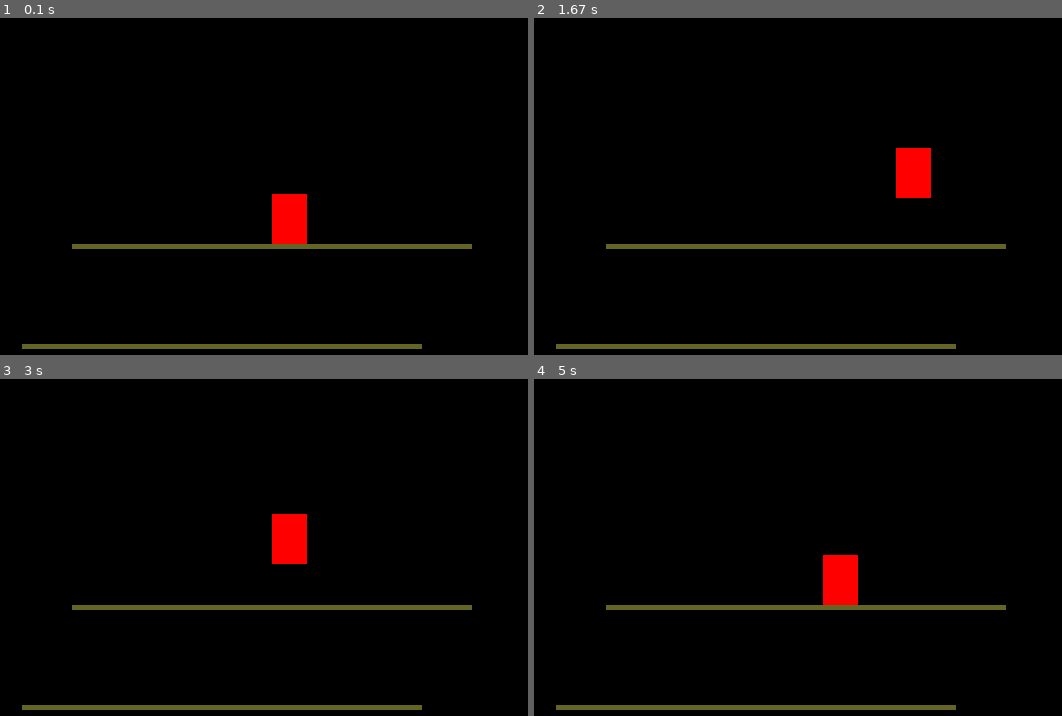
Above: before the commit, frames 1-4 (two rows, left to right).
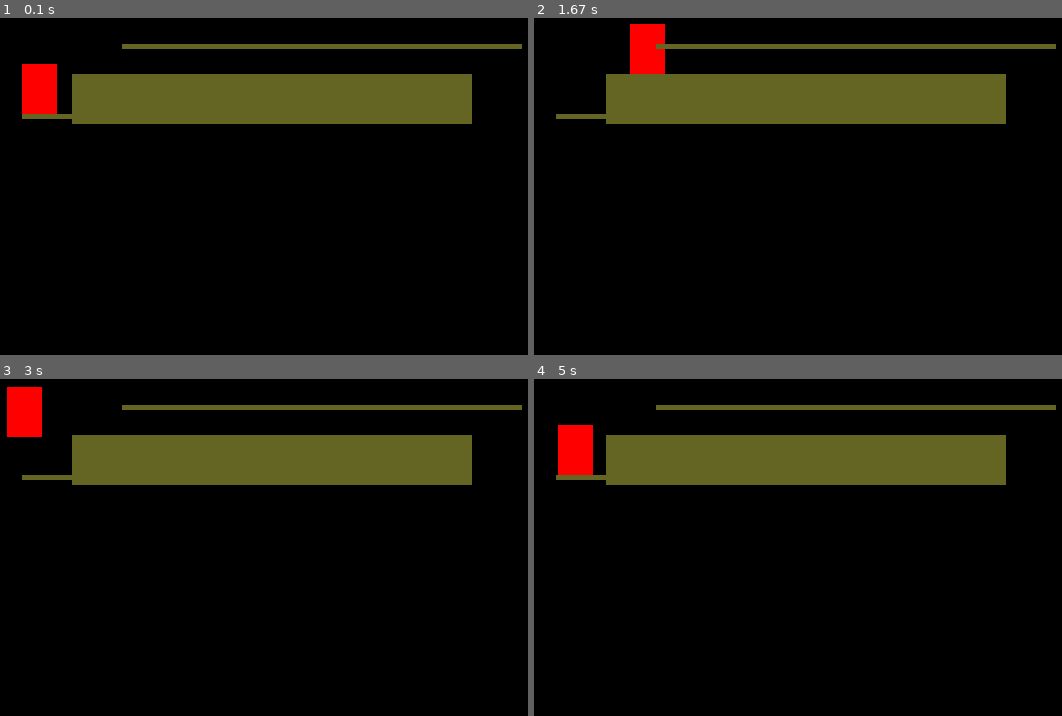
Above: after the commit, the same moments.

Repository: ovad4221/pygame_project
Game: pygame game, started from uroven_tren.py
Same seed, same stepped clock (60 frames per second), same inputs: the game is played once before the commit and once after it.
Inputs:
- Up to frame 1 (0.1 s): no input
- Up to frame 2 (1.67 s): hold D 0.33-0.8 s; hold W 0.83-1.13 s; hold D 1.17-1.63 s
- Up to frame 3 (3 s): hold A 1.67-2.2 s; hold A 2.57-2.97 s
- Up to frame 4 (5 s): hold W 3-3.37 s; hold D 3.4-4.03 s; hold A 4.47-4.93 s; hold D from 4.97 s (still down)

The runs differ from the first frame. In frame 1, 17% of the frame differs, in the area x 4-99%, y 7-99%; in frame 2, 17%; in frame 3, 17%; in frame 4, 17%.

Commit message:
наброски физики бревен

Diff:
--- a/oop_maybe.py
+++ b/oop_maybe.py
@@ -14,12 +14,13 @@
         self.on_log = True
         self.left_run = False
         self.right_ran = False
+        self.left_log = False
+        self.right_log = False
 
-    # left_right = speed x
     def run(self, time):
-        if self.left_run and not self.right_ran:
+        if self.left_run and not self.right_ran and not self.left_log:
             speed = self.lv
-        elif not self.left_run and self.right_ran:
+        elif not self.left_run and self.right_ran and not self.right_log:
             speed = self.rv
         else:
             speed = 0
@@ -54,22 +55,19 @@
             return True
         return False
 
+    # проверка на столкновение с доской. Возвращает 'r', 'l', 'u'.
+    def log_knock(self, pers):
+        if (0 <= self.x_l - pers.x - pers.width < 2) and True:
+            return 'r'
+        return -1
+
     def draw(self, screen):
         pygame.draw.rect(screen, self.color, (self.x_l, self.y_u, self.width, self.height))
 
 
-class Level:
-    def __init__(self, logs_array):
-        self.logs_array = logs_array
-
-    def check_logs(self, x, y):
-        for i in self.logs_array:
-            pass
-
-
 class Hero(Person):
-    def __init__(self, x, y, g, weapon, armor, heal, ko_heal=1):
-        super().__init__(x, y, g)
+    def __init__(self, x, y, weapon, armor, heal, ko_heal=1):
+        super().__init__(x, y)
         self.weapon = weapon
         self.armor = armor
         self.heal = heal
--- a/uroven_tren.py
+++ b/uroven_tren.py
@@ -56,6 +56,14 @@
                     break
                 else:
                     self.pers.on_log = False
+                if i.log_knock(self.pers) == 'r':
+                    self.pers.right_log = True
+                elif i.log_knock(self.pers) == 'l':
+                    self.pers.left_log = True
+                else:
+                    self.pers.left_log = self.pers.right_log = False
+                if i.log_knock(self.pers) == 'u':
+                    self.pers.jump_v = 0
             time = self.clock.tick(self.fps)
             self.pers.run(time)
             self.pers.fly(time)
@@ -72,5 +80,5 @@
         self.running = False
 
 
-x = Level(300, 250, [Log((100, 300, 400, 5)), Log((50, 400, 400, 5))])
+x = Level(50, 120, [Log((50, 170, 400, 5)), Log((100, 130, 400, 50)), Log((150, 100, 400, 5))])
 x.run()
